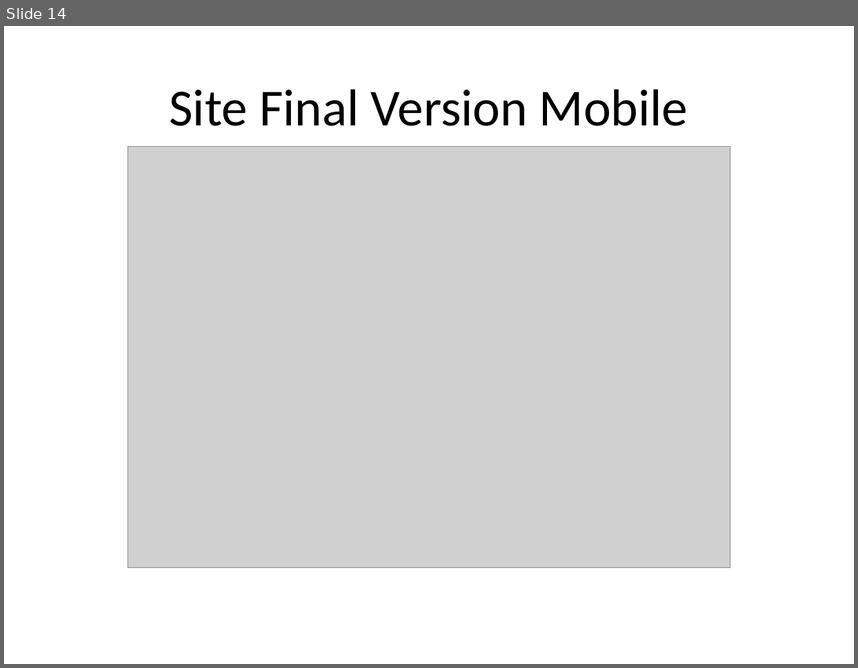
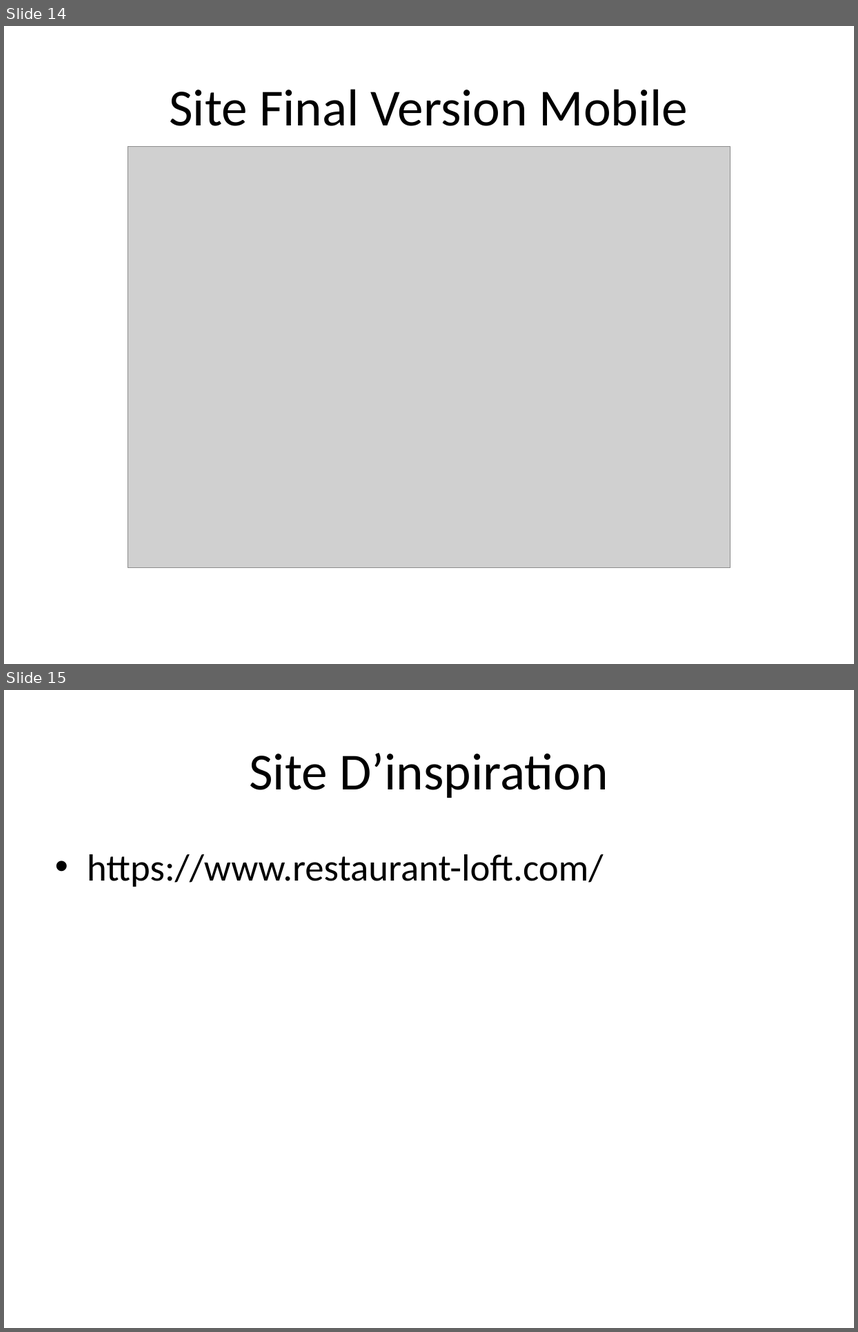
Before and after one commit to DaifAB/Maquettage, a slide deck: Presentation/WIRE PRO.pptx. Shown one above the other, each under a label of ours: slide 14 before the commit, slides 14 and 15 after it. The pictures are 858x668 and 858x1332 pixels, drawn with LibreOffice and Linux fonts; fonts in the diff are those of the drawing; grey boxes stand for pictures; background and template pictures are left out. Boxes give left, top, right and bottom in pixels: in the first picture for what was removed or moved away, otherwise in the second. Text is boxed around its words. In the diff, an @@ line names an element or a change of style, - is before the commit and + after.

Commit message:
FINFin

```diff
--- a/Presentation/WIRE PRO.pptx
+++ b/Presentation/WIRE PRO.pptx
@@ slide 15 added at (4,690,854,1328), background picture (left out) @@
@@ title added at (249,753,608,798), 44 pt, text #000000 @@
+Site D’inspiration
@@ text added at (87,854,603,887), 32 pt, text #000000 @@
+• https://www.restaurant-loft.com/
```
